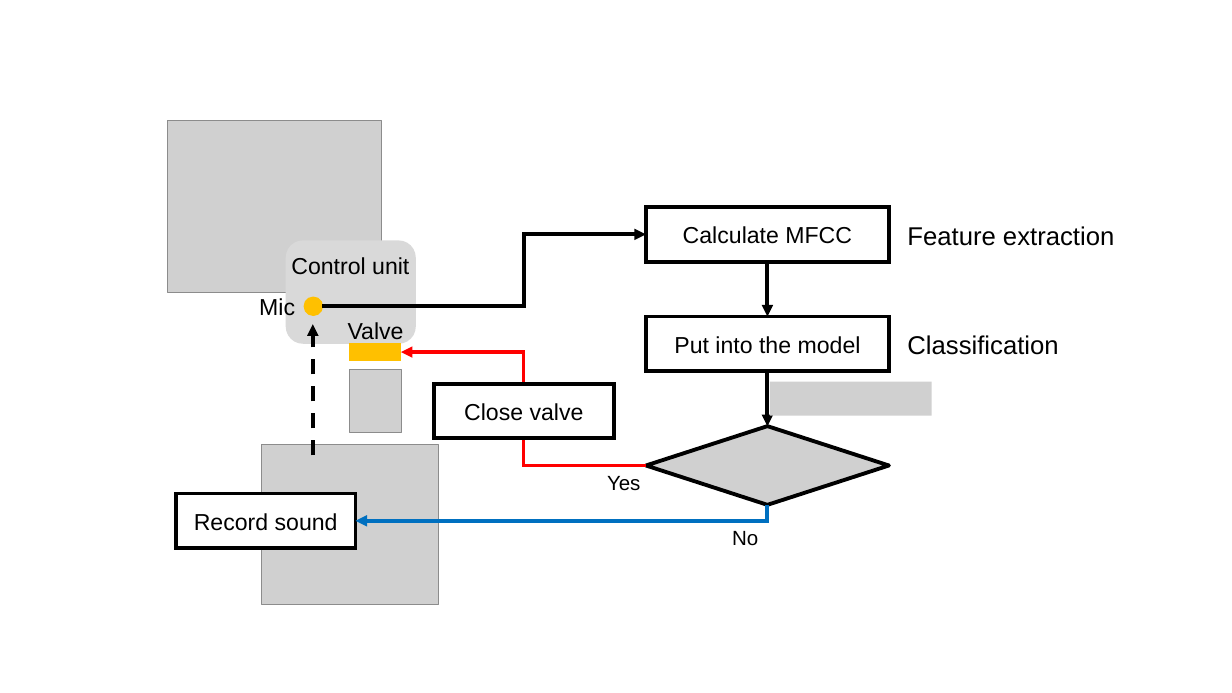
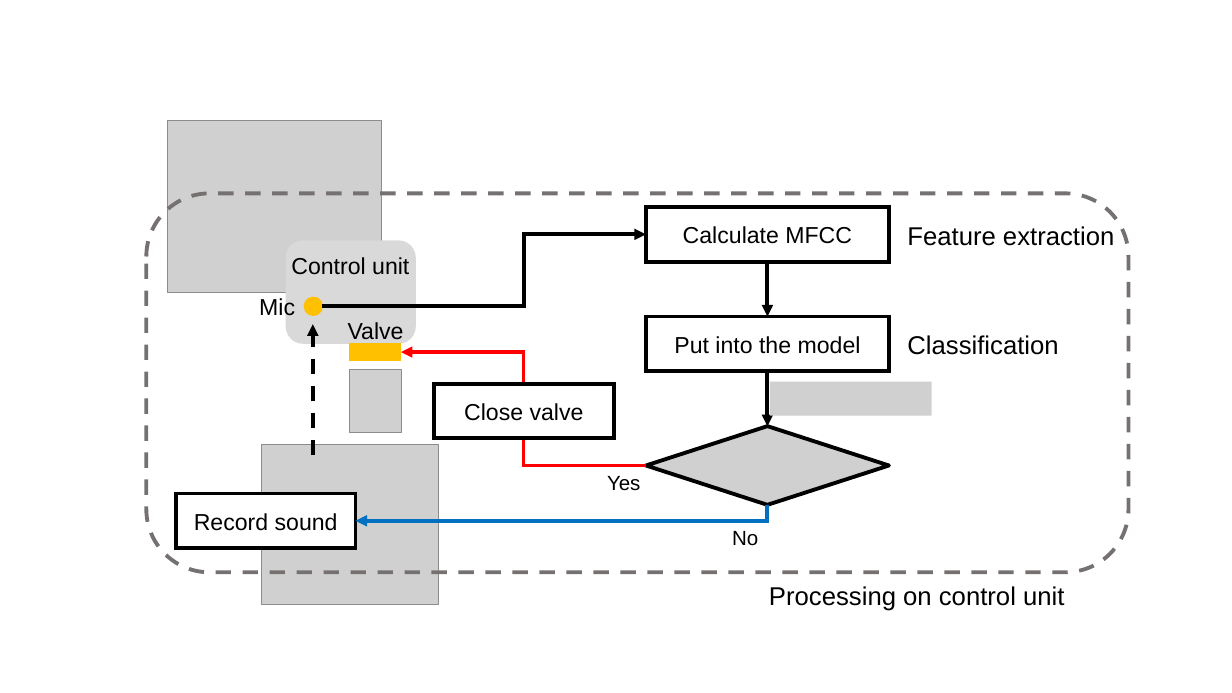
Before and after one commit to a2h1r0/lab, a slide deck: slide 1 of paper/water/figures/figures.pptx. Drawn at 1232x693 pixels with LibreOffice and Linux fonts; fonts in the diff are those of the drawing; grey boxes stand for pictures. Boxes give left, top, right and bottom in pixels: in the first picture for what was removed or moved away, otherwise in the second. Text is boxed around its words. In the diff, an @@ line names an element or a change of style, - is before the commit and + after.

```diff
--- a/paper/water/figures/figures.pptx
+++ b/paper/water/figures/figures.pptx
@@ rounded rectangle added at (146, 193, 1128, 572), outline #767171 3 pt dashed @@
@@ text added at (769, 586, 1064, 611), 20 pt, text #000000 @@
+Processing on control unit
```
